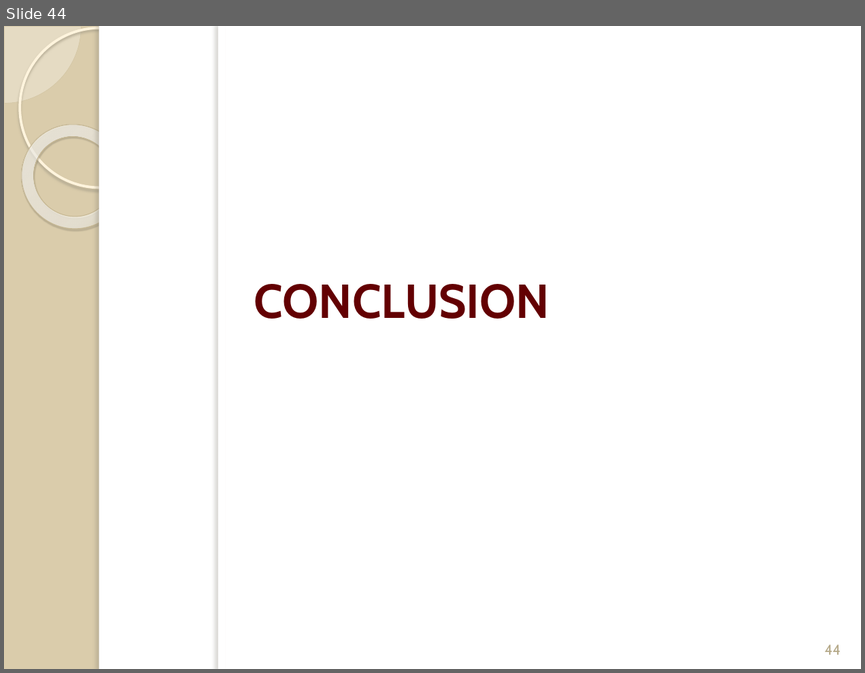
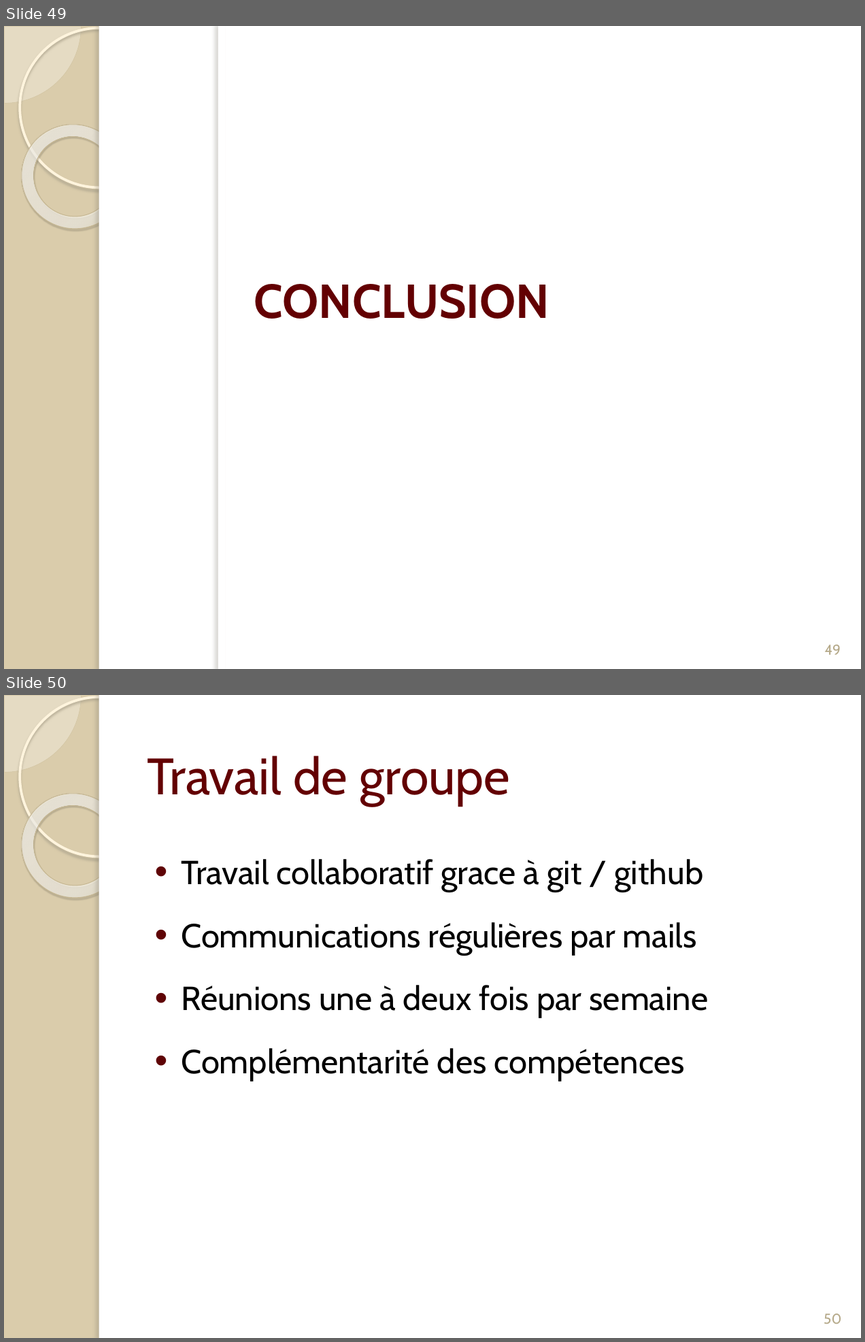
Before and after one commit to Patre/Energy-saving-in-sensors--networks, a slide deck: Redaction/Presentation/pres.pptx. Shown one above the other, each under a label of ours: slide 44 before the commit, slides 49 and 50 after it. The pictures are 865x673 and 865x1342 pixels, drawn with LibreOffice and Linux fonts; fonts in the diff are those of the drawing. Boxes give left, top, right and bottom in pixels: in the first picture for what was removed or moved away, otherwise in the second. Text is boxed around its words. In the diff, an @@ line names an element or a change of style, - is before the commit and + after.

```diff
--- a/Redaction/Presentation/pres.pptx
+++ b/Redaction/Presentation/pres.pptx
@@ slide 50 added at (4, 695, 861, 1338), background #DACCAB; not listed: 5 template elements that a slide beside it also shows @@
@@ title added at (147, 756, 510, 805), 43 pt, text #630002 @@
+Travail de groupe
@@ text added at (181, 859, 708, 1081), 28 pt, text #000000 @@
+• Travail collaboratif grace à git / github
+• Communications régulières par mails
+• Réunions une à deux fois par semaine
+• Complémentarité des compétences
@@ page number added at (823, 1313, 841, 1323), 12 pt, text #B6A98A @@
+50
@@ what was slide 44 is now slide 49 @@
@@ page number at (825, 644, 841, 654): text changed @@
-44
+49
```
Also in this commit, not shown: 5 slides changed, 8 other slides added, 1 slide removed, 1 other file.
